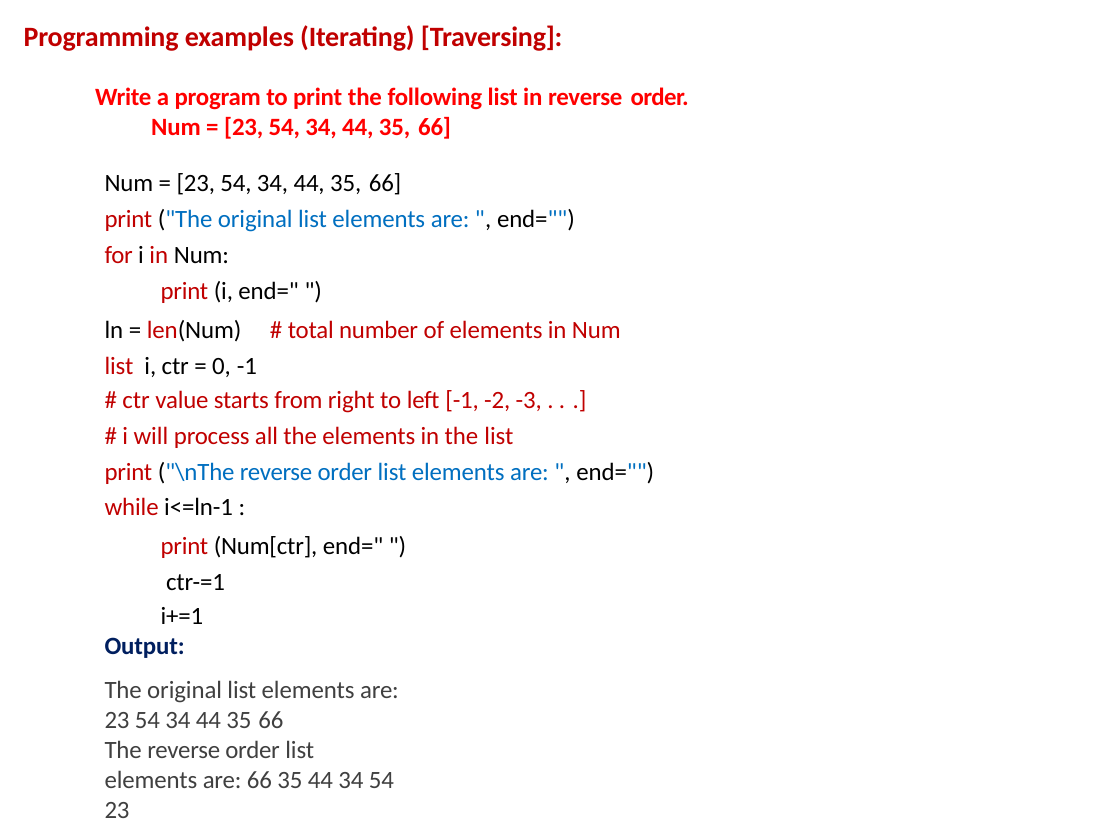
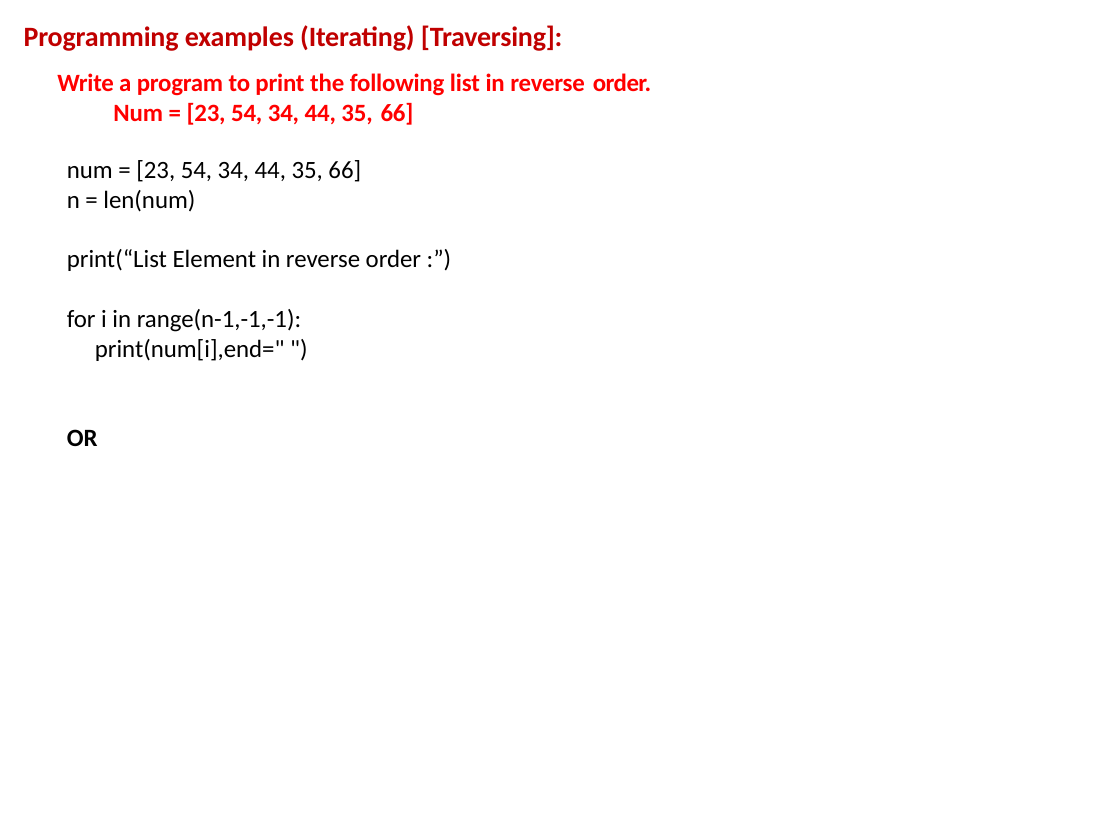
Before and after one commit to davcpscn/XI, a slide deck: slide 9 of Presentations/Lists.pptx. Drawn at 1120x840 pixels with LibreOffice and Linux fonts; fonts in the diff are those of the drawing. Boxes give left, top, right and bottom in pixels: in the first picture for what was removed or moved away, otherwise in the second. Text is boxed around its words. In the diff, an @@ line names an element or a change of style, - is before the commit and + after.

Commit message:
Python List ppt and Assignment

```diff
--- a/Presentations/Lists.pptx
+++ b/Presentations/Lists.pptx
@@ text "Write a program to print ...": place and size @@
-text "Write a program to print ..." at (95,87,689,818)
+text "Write a program to print ..." at (57,73,651,446)
@@ text at (67,160,421,446): text changed; text colour #C00000 to #000000 @@
-Num = [23, 54, 34, 44, 35, 66]
-print ("The original list elements are: ", end="")
-for i in Num:
-print (i, end=" ")
-ln = len(Num) # total number of elements in Num list i, ctr = 0, -1
-# ctr value starts from right to left [-1, -2, -3, . . .]
-# i will process all the elements in the list
-print ("\nThe reverse order list elements are: ", end="") while i<=ln-1 :
-print (Num[ctr], end=" ") ctr-=1
-i+=1
-Output:
-The original list elements are: 23 54 34 44 35 66
-The reverse order list elements are: 66 35 44 34 54 23
+num = [23, 54, 34, 44, 35, 66]
+n = len(num)
+print(“List Element in reverse order :”)
+for i in range(n-1,-1,-1):
+print(num[i],end=" ")
+OR
```
Also in this commit, not shown: 8 other slides changed, 2 slides added, 1 slide removed, 3 other files.
